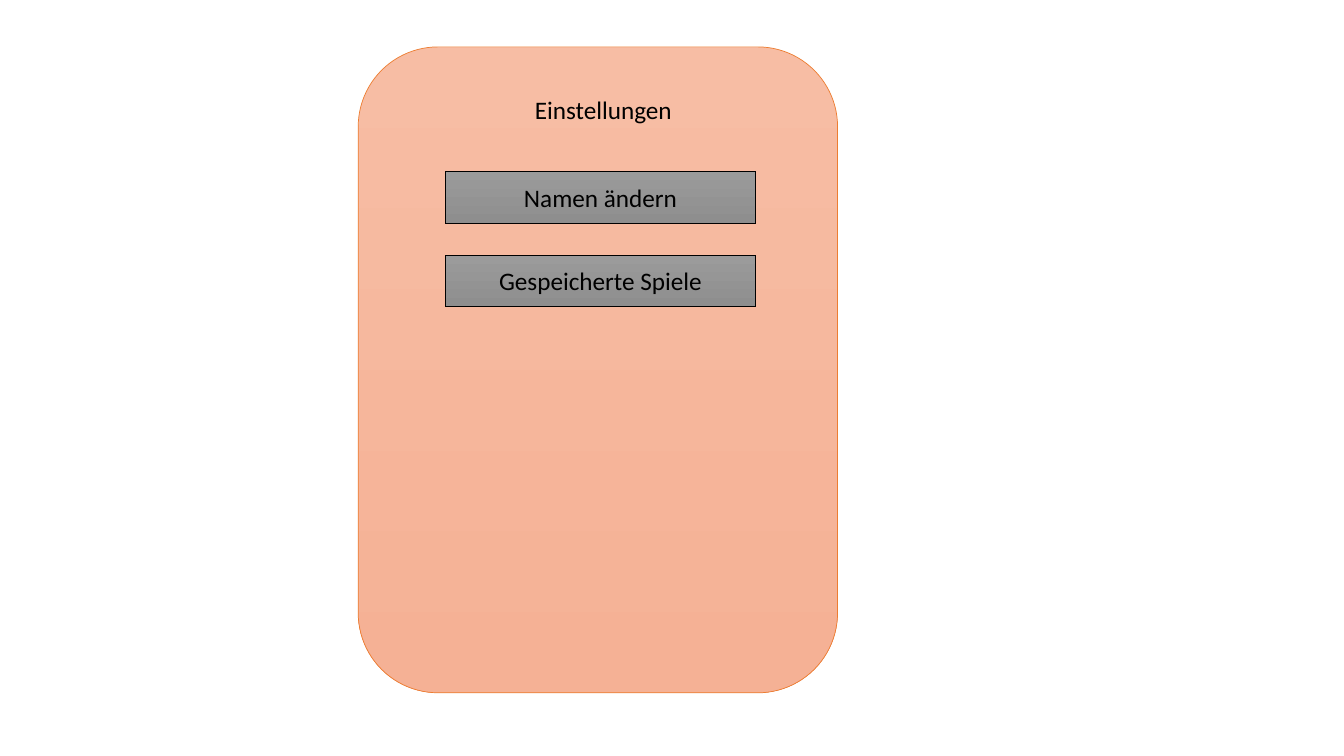
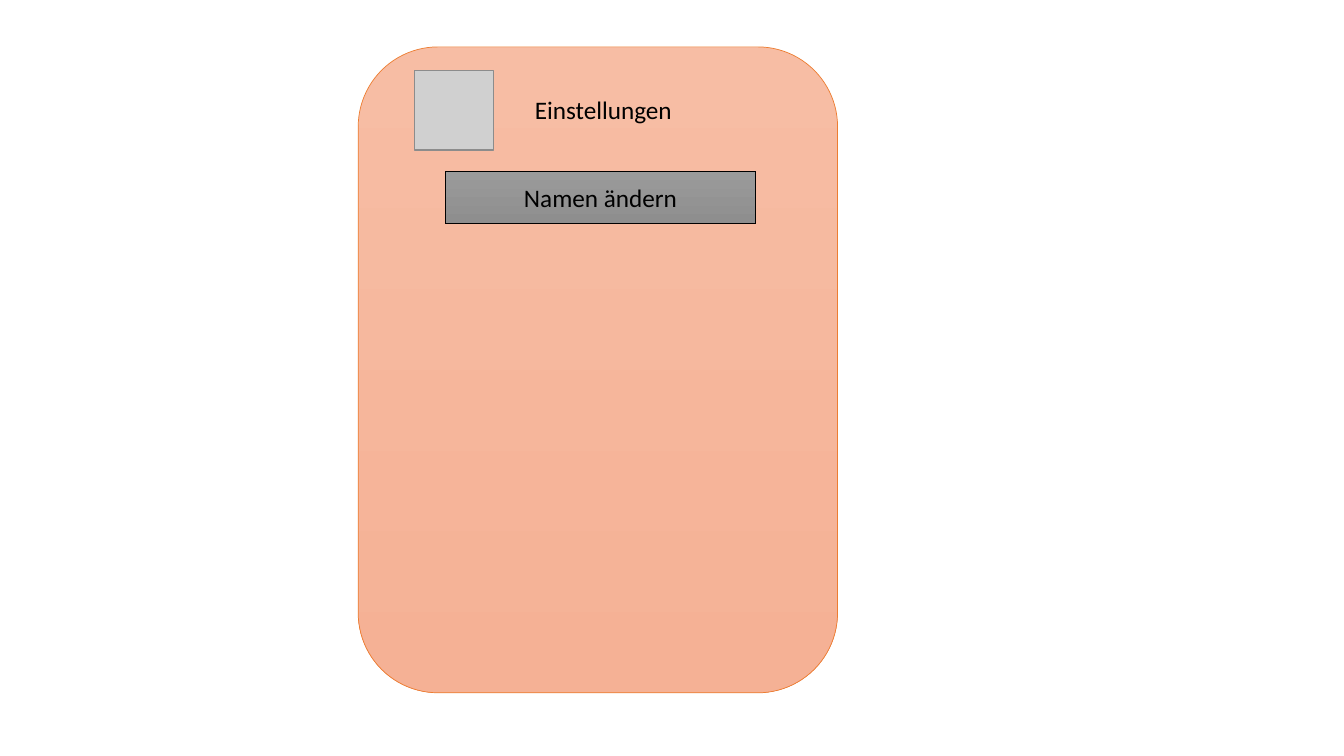
Before and after one commit to john-kloss/werwolf, a slide deck: slide 12 of VisualisierungProjekt.odp (slide 16 before the commit). Drawn at 1344x756 pixels with LibreOffice and Linux fonts; fonts in the diff are those of the drawing; grey boxes stand for pictures. Boxes give left, top, right and bottom in pixels: in the first picture for what was removed or moved away, otherwise in the second. Text is boxed around its words. In the diff, an @@ line names an element or a change of style, - is before the commit and + after.

```diff
--- a/VisualisierungProjekt.odp
+++ b/VisualisierungProjekt.odp
@@ picture added at (414,71,494,150) @@
@@ freeform shape removed at (446,255,755,307) @@
-Gespeicherte Spiele
```
Also in this commit, not shown: 3 other slides changed, 11 slides added, 18 slides removed.
